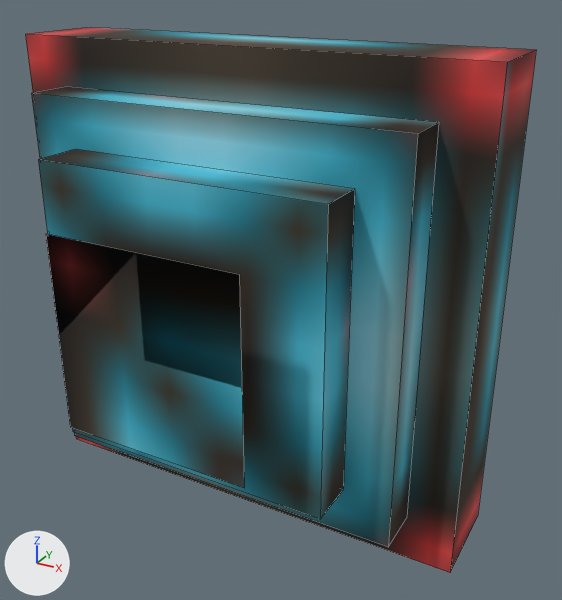
One commit to the OBJ model src/main/resources/assets/omoshiroikamo/models/ids/reader.obj: the scene before it, then after it.
One viewpoint serves both versions: a 50 mm camera at (0.495, -0.402, 0.903) aimed at (0.063, 0.383, 0.51). Arrows for +X, +Y and +Z are at lower left; the lights stay in place. Mesh edges are drawn as thin lines. Where no turn or scale is listed for an object, it has been applied to the vertices. Vertices at the same position are counted once.

Script lines for the objects in view, before the commit:
```python
me_four = bpy.data.meshes.new('four')
me_four.from_pydata(...)  # 4 vertices, 1 face; spans x -0.125..0.125, y 0.188, z 0.375..0.625
me_four.materials.append(mat_m_7113fd87_f078_bfea_0c2c_ab52ad58a33b)  # picture img_redstone_reader_back_png
# before: 0 (0.125, 0.188, 0.625) at pixel (239, 274), 1 (0.125, 0.188, 0.375) at pixel (244, 488), 2 (-0.125, 0.188, 0.625) at pixel (45, 233), 3 (-0.125, 0.188, 0.375) at pixel (70, 427)
me_one = bpy.data.meshes.new('one')
me_one.from_pydata(...)  # a box spanning x -0.312..0.312, y 0.375..0.5, z 0.187..0.812
me_one.materials.append(mat_m_14c4c575_8356_a569_c05d_81a9ddf9f48e)  # picture img_redstone_reader_front_png
me_three = bpy.data.meshes.new('three')
me_three.from_pydata(...)  # 8 vertices, 5 faces; spans x -0.188..0.188, y 0.25..0.313, z 0.312..0.688
# faces by material slot: [4, 1]
me_three.materials.append(mat_m_14c4c575_8356_a569_c05d_81a9ddf9f48e)  # picture img_redstone_reader_front_png
me_three.materials.append(mat_m_7113fd87_f078_bfea_0c2c_ab52ad58a33b)  # picture img_redstone_reader_back_png
ob_four = bpy.data.objects.new('four', me_four)
ob_four.location = (0.0, 0.0, 0.0)
ob_one = bpy.data.objects.new('one', me_one)
ob_one.location = (0.0, 0.0, 0.0)
ob_three = bpy.data.objects.new('three', me_three)
ob_three.location = (0.0, 0.0, 0.0)
# also in view: 'two' at (0.0, 0.344, 0.5)
```
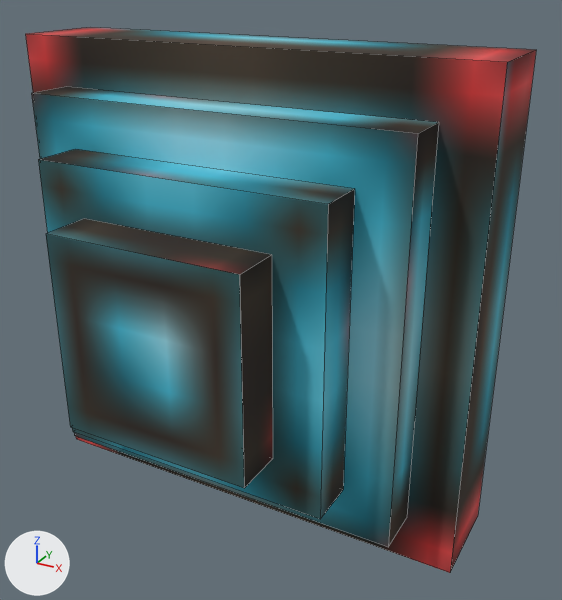
What the commit changed:
me_four is used by ob_four; location (0.0, 0.0, 0.0).
Verts and faces of me_four; kept vertices keep their numbers, new ones are numbered from 4.
me_four had 4 vertices, 1 face and spanned x -0.125..0.125, y 0.188, z 0.375..0.625.
me_four no longer uses material mat_m_7113fd87_f078_bfea_0c2c_ab52ad58a33b (picture img_redstone_reader_back_png).
me_four now has 8 vertices, 4 faces and spans x -0.125..0.125, y 0.188..0.25, z 0.375..0.625.
Part 1, on me_four:
Faces deleted: (0, 2, 3, 1).
New vertices 4 to 7 stand at vertices 0 to 3, in that order, plus (0.0, 0.062, 0.0).
New faces: (0, 1, 5, 4), (2, 6, 7, 3), (0, 4, 6, 2), (1, 3, 7, 5).
me_four now uses material mat_m_14c4c575_8356_a569_c05d_81a9ddf9f48e (picture img_redstone_reader_front_png).

What differs and where, as boxes (x1, y1, x2, y2) in the pictures (562 x 600 px):
'four', reshaped (15% wider): before (46, 234, 244, 488); after (46, 219, 273, 488)
'back', unchanged, uncovered by the edit: after (46, 234, 244, 488)
